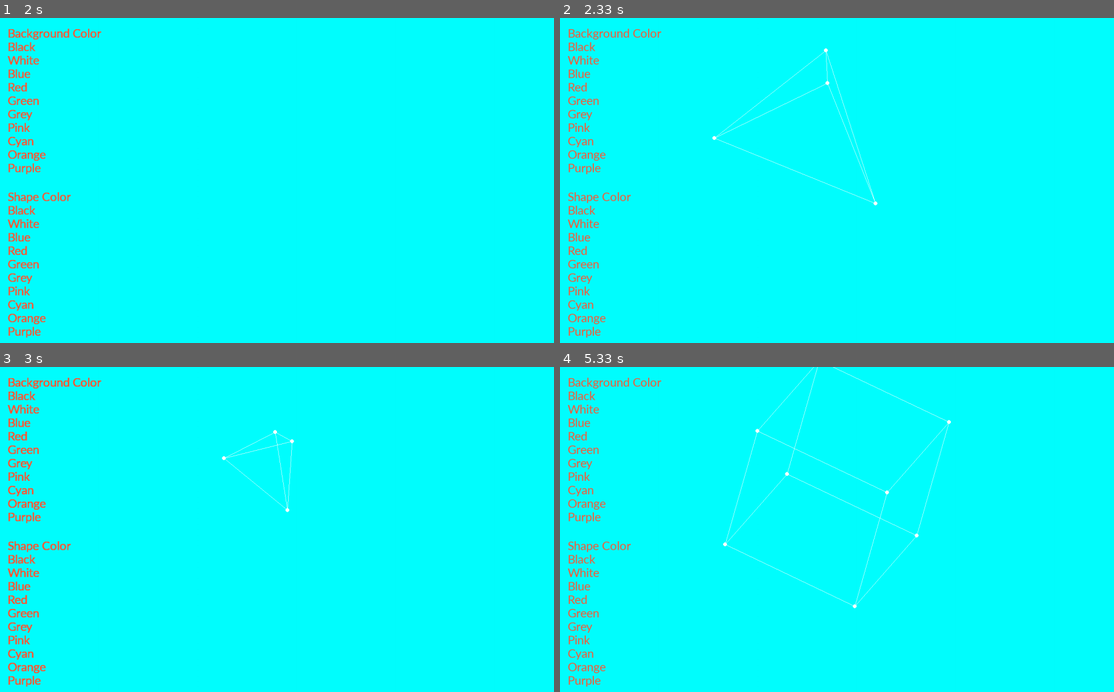
Above: before the commit, frames 1-4 (two rows, left to right).
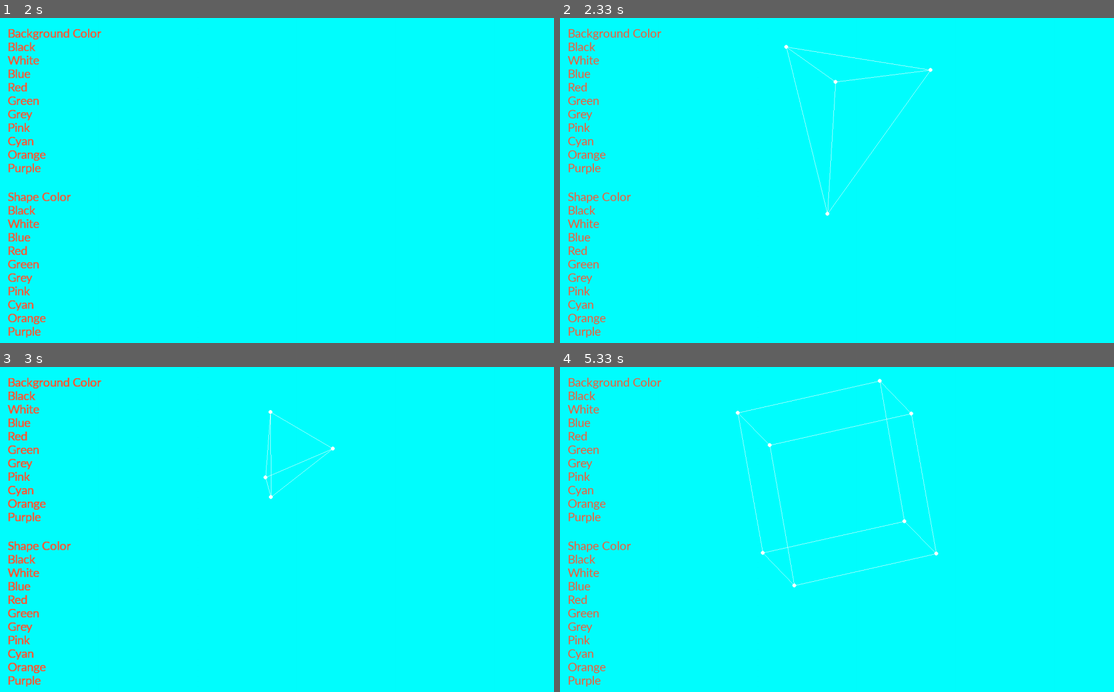
Above: after the commit, the same moments.

Repository: DillTheBeast/Renderer
Game: pygame game, started from PyGameSelection.py
Two runs of this game, one before a commit and one after it. Both use one fixed random seed, a clock stepped at 60 frames per second and the inputs below.
Inputs:
- Up to frame 1 (2 s): tap T at 0.33, 1.15 s; click "Cyan" at 0.72 s; hold Up 1-1.47 s; hold W 1-1.47 s; tap Space at 1.07, 1.37, 1.9 s; tap R at 1.5 s; hold Down from 1.83 s (still down); hold S from 1.83 s (still down); tap C at 1.98 s
- Up to frame 2 (2.33 s): release Down at 2.13 s; release S at 2.13 s; hold Up from 2.17 s (still down); hold W from 2.17 s (still down); tap Space at 2.23 s; tap T at 2.32 s
- Up to frame 3 (3 s): release Up at 2.53 s; release W at 2.53 s; hold Down 2.57-2.93 s; hold S 2.57-2.93 s; tap Space at 2.63 s; hold Up from 2.97 s (still down); hold W from 2.97 s (still down)
- Up to frame 4 (5.33 s): tap Space at 3.03, 3.37, 3.7, 4.1, 4.5, 4.83, 5.17 s; tap C at 3.12, 4.18, 5.25 s; release Up at 3.27 s; release W at 3.27 s; hold Down 3.3-3.6 s; hold S 3.3-3.6 s; tap T at 3.45, 4.58 s; hold Up 3.63-4 s; hold W 3.63-4 s; hold Down 4.03-4.4 s; hold S 4.03-4.4 s; hold Up 4.43-4.73 s; hold W 4.43-4.73 s; hold Down 4.77-5.07 s; hold S 4.77-5.07 s; hold Up from 5.1 s (still down); hold W from 5.1 s (still down)

Frame 1 is identical in both runs. In frame 2, 0.8% of the frame differs, in the area x 27-68%, y 8-61%; in frame 3, 0.4%; in frame 4, 1.4%, in the area x 29-71%, y 0-75%.

Commit message:
Update PyGameSelection.py

Diff:
--- a/PyGameSelection.py
+++ b/PyGameSelection.py
@@ -181,7 +181,8 @@
         ])
 
         if forward:
-            angle += 0.01
+            #angle += 0.01
+            angle += 0.03
         else:
             angle -= 0.01
 
